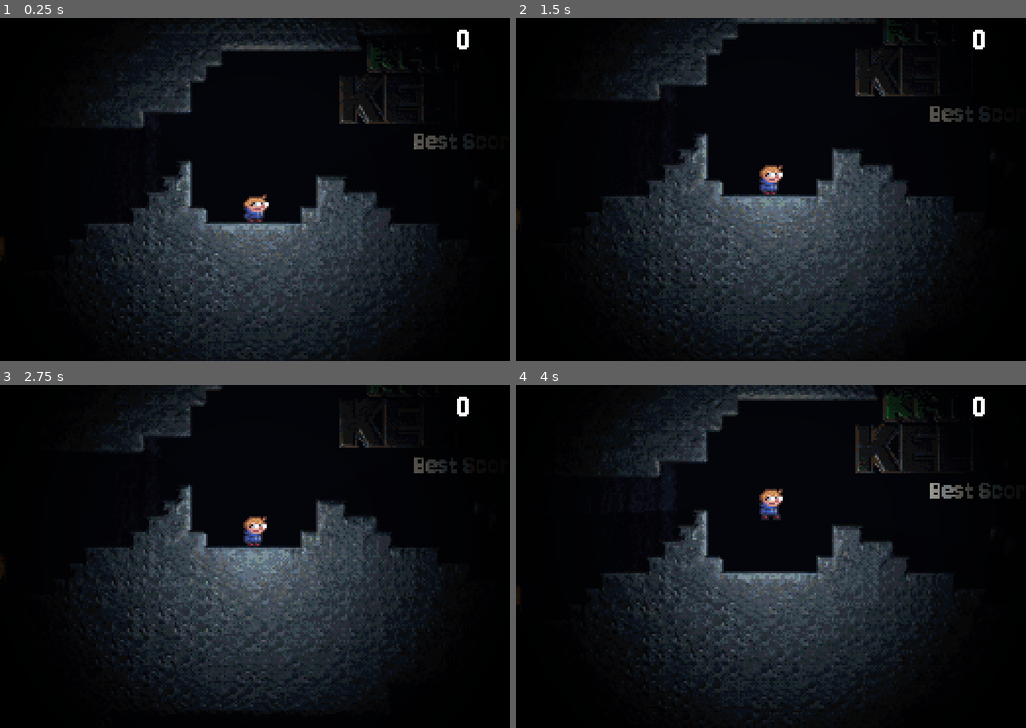
Above: before the commit, frames 1-4 (two rows, left to right).
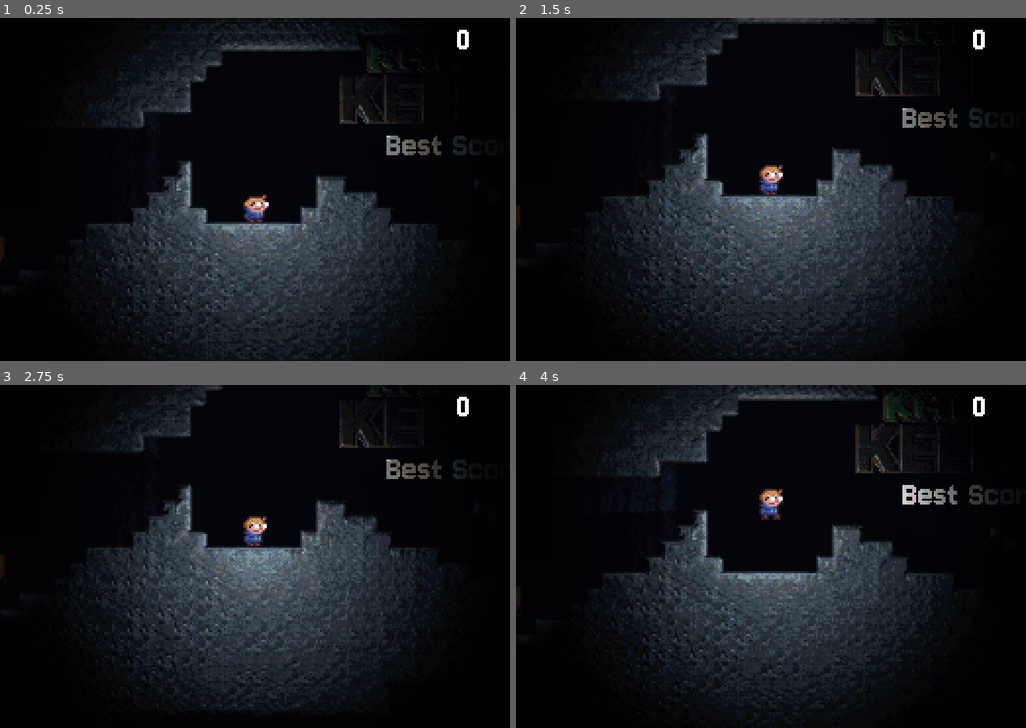
Above: after the commit, the same moments.

Repository: faceremover/kaapon-kellari
Game: Godot game, scene res://test_tilemap.tscn
The game is run twice, just before and just after one commit, with the same random seed, the same clock (stepped at 60 frames per second) and the same inputs.
Inputs:
- Up to frame 1 (0.25 s): no input
- Up to frame 2 (1.5 s): tap Space (jump) at 0.77 s
- Up to frame 3 (2.75 s): tap Space (jump) at 1.52 s
- Up to frame 4 (4 s): tap Space (jump) at 3.02, 3.77 s

The runs differ from the first frame. In frame 1, 0.6% of the frame differs, in the area x 0-94%, y 33-70%; in frame 2, 0.6%; in frame 3, 0.5%; in frame 4, 0.7%, in the area x 0-96%, y 28-66%.

Commit message:
you will NOT beat my high score
of 248

Diff:
--- a/collectible.tscn
+++ b/collectible.tscn
@@ -137,7 +137,7 @@
 }
 
 [sub_resource type="Gradient" id="Gradient_h1l3x"]
-offsets = PackedFloat32Array(0.0930931, 1)
+offsets = PackedFloat32Array(0.552553, 1)
 colors = PackedColorArray(1, 1, 1, 1, 0, 0, 0, 1)
 
 [sub_resource type="GradientTexture2D" id="GradientTexture2D_oc26g"]
@@ -145,8 +145,8 @@
 width = 32
 height = 32
 fill = 1
-fill_from = Vector2(0.5, 0.487179)
-fill_to = Vector2(0.491453, 0.0128205)
+fill_from = Vector2(0.5, 0.5)
+fill_to = Vector2(0.5, 0)
 
 [node name="Collectible" type="Area2D" groups=["Collectible"]]
 script = ExtResource("1_yciwo")
@@ -173,12 +173,13 @@
 [node name="PointLight2D" type="PointLight2D" parent="."]
 energy = 0.25
 texture = SubResource("GradientTexture2D_oc26g")
-texture_scale = 1.3
+texture_scale = 2.0
 height = 11.0
 
 [node name="collect" type="AudioStreamPlayer2D" parent="."]
 stream = ExtResource("4_h1l3x")
-volume_db = 7.608
+volume_db = 10.288
+pitch_scale = 2.0
 panning_strength = 1.1
 bus = &"sfx"
 
--- a/default_bus_layout.tres
+++ b/default_bus_layout.tres
@@ -29,7 +29,7 @@
 bus/2/solo = false
 bus/2/mute = false
 bus/2/bypass_fx = false
-bus/2/volume_db = -0.328256
+bus/2/volume_db = -1.71701
 bus/2/send = &"Master"
 bus/3/name = &"ui"
 bus/3/solo = false
--- a/game_ui.tscn
+++ b/game_ui.tscn
@@ -118,6 +118,12 @@
 trail_section_subdivisions = 1
 process_material = SubResource("ParticleProcessMaterial_uisgv")
 
+[node name="higscore_sfx" parent="CanvasLayer/SCORE/highscore" index="1"]
+position = Vector2(98.5, 15)
+volume_db = 0.32
+pitch_scale = 1.68
+panning_strength = 0.65
+
 [node name="ParticleLayer" parent="CanvasLayer" index="3"]
 follow_viewport_enabled = true
 
--- a/global_ui.tscn
+++ b/global_ui.tscn
@@ -22,6 +22,45 @@
 [sub_resource type="LabelSettings" id="LabelSettings_gjitu"]
 font_size = 36
 font_color = Color(1, 0.811109, 0.16002, 1)
+
+[sub_resource type="Animation" id="Animation_36pdv"]
+length = 0.001
+tracks/0/type = "value"
+tracks/0/imported = false
+tracks/0/enabled = true
+tracks/0/path = NodePath(".:scale")
+tracks/0/interp = 1
+tracks/0/loop_wrap = true
+tracks/0/keys = {
+"times": PackedFloat32Array(0),
+"transitions": PackedFloat32Array(1),
+"update": 0,
+"values": [Vector2(0.4, 0.4)]
+}
+tracks/1/type = "value"
+tracks/1/imported = false
+tracks/1/enabled = true
+tracks/1/path = NodePath(".:modulate")
+tracks/1/interp = 1
+tracks/1/loop_wrap = true
+tracks/1/keys = {
+"times": PackedFloat32Array(0),
+"transitions": PackedFloat32Array(1),
+"update": 0,
+"values": [Color(1, 1, 1, 0)]
+}
+tracks/2/type = "value"
+tracks/2/imported = false
+tracks/2/enabled = true
+tracks/2/path = NodePath(".:position")
+tracks/2/interp = 1
+tracks/2/loop_wrap = true
+tracks/2/keys = {
+"times": PackedFloat32Array(0),
+"transitions": PackedFloat32Array(1),
+"update": 0,
+"values": [Vector2(-50, 16)]
+}
 
 [sub_resource type="Animation" id="Animation_af06w"]
 resource_name = "highscore"
@@ -77,45 +116,6 @@
 "transitions": PackedFloat32Array(1, 1),
 "update": 0,
 "values": [Vector2(-50, 16), Vector2(-43, 15)]
-}
-
-[sub_resource type="Animation" id="Animation_36pdv"]
-length = 0.001
-tracks/0/type = "value"
-tracks/0/imported = false
-tracks/0/enabled = true
-tracks/0/path = NodePath(".:scale")
-tracks/0/interp = 1
-tracks/0/loop_wrap = true
-tracks/0/keys = {
-"times": PackedFloat32Array(0),
-"transitions": PackedFloat32Array(1),
-"update": 0,
-"values": [Vector2(0.4, 0.4)]
-}
-tracks/1/type = "value"
-tracks/1/imported = false
-tracks/1/enabled = true
-tracks/1/path = NodePath(".:modulate")
-tracks/1/interp = 1
-tracks/1/loop_wrap = true
-tracks/1/keys = {
-"times": PackedFloat32Array(0),
-"transitions": PackedFloat32Array(1),
-"update": 0,
-"values": [Color(1, 1, 1, 0)]
-}
-tracks/2/type = "value"
-tracks/2/imported = false
-tracks/2/enabled = true
-tracks/2/path = NodePath(".:position")
-tracks/2/interp = 1
-tracks/2/loop_wrap = true
-tracks/2/keys = {
-"times": PackedFloat32Array(0),
-"transitions": PackedFloat32Array(1),
-"update": 0,
-"values": [Vector2(-50, 16)]
 }
 
 [sub_resource type="AnimationLibrary" id="AnimationLibrary_36pdv"]
--- a/test_tilemap.tscn
+++ b/test_tilemap.tscn
@@ -31,7 +31,7 @@
 
 [sub_resource type="LabelSettings" id="LabelSettings_vgge0"]
 font = ExtResource("8_lcvlc")
-font_size = 72
+font_size = 95
 shadow_size = 5
 shadow_color = Color(0, 0, 0, 1)
 
@@ -96,10 +96,10 @@
 texture = SubResource("CanvasTexture_3bsyv")
 
 [node name="bestscore_label" type="Label" parent="START AREA"]
-offset_left = 81.0
+offset_left = 67.0
 offset_top = -26.0
-offset_right = 412.0
-offset_bottom = 52.0
+offset_right = 505.0
+offset_bottom = 77.0
 scale = Vector2(0.2, 0.2)
 text = "Best Score: 0"
 label_settings = SubResource("LabelSettings_vgge0")
Not shown, changed: export_presets.cfg
Not shown: 1 places in global_ui.tscn that only renumber resources
Not shown: 1 places in test_tilemap.tscn that only renumber resources
